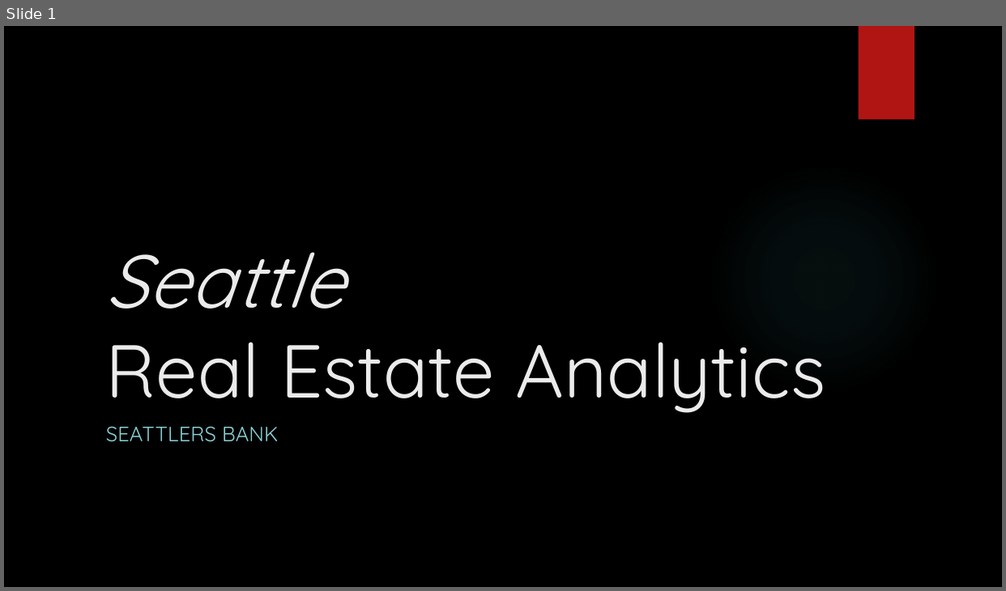
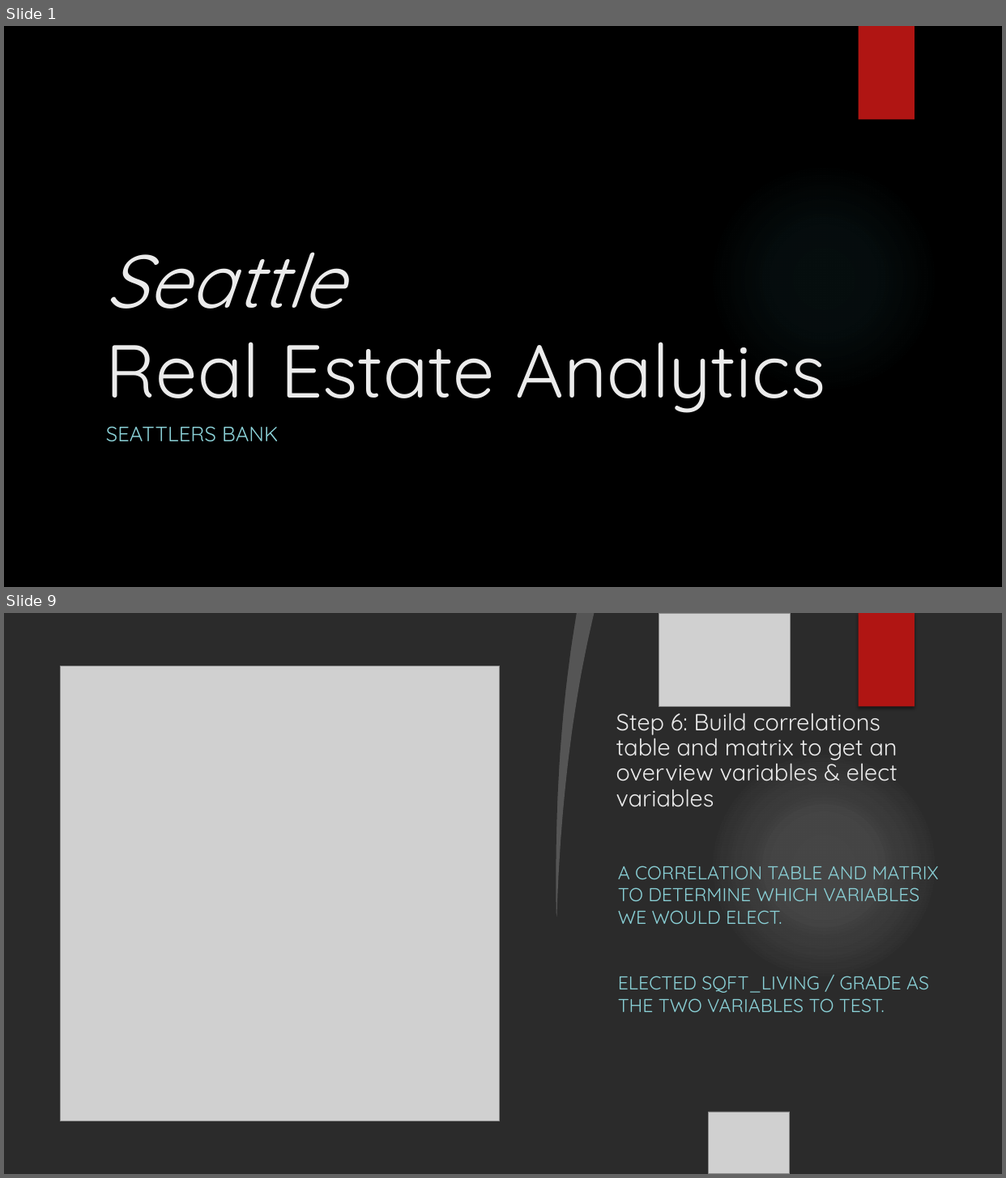
Before and after one commit to Silkways/Seattlers, a slide deck: Flatiron_Mod_1_Slides.pptx. Shown one above the other, each under a label of ours: slide 1 before the commit, slides 1 and 9 after it; the slides between them are not shown. The pictures are 1006x591 and 1006x1178 pixels, drawn with LibreOffice and Linux fonts; fonts in the diff are those of the drawing; grey boxes stand for pictures; background and template pictures are left out; a plain dark background stands for a picture behind light text. Boxes give left, top, right and bottom in pixels: in the first picture for what was removed or moved away, otherwise in the second. Text is boxed around its words. In the diff, an @@ line names an element or a change of style, - is before the commit and + after.

```diff
--- a/Flatiron_Mod_1_Slides.pptx
+++ b/Flatiron_Mod_1_Slides.pptx
@@ slide 9 added at (x1=4, y1=613, x2=1002, y2=1174), background picture (left out) @@
@@ freeform shape added at (x1=4, y1=613, x2=577, y2=1174), fill #FFFFFF @@
@@ freeform shape added at (x1=548, y1=613, x2=594, y2=917), fill #FFFFFF at 20% opacity @@
@@ picture added at (x1=659, y1=613, x2=790, y2=707) @@
@@ rectangle added at (x1=859, y1=613, x2=914, y2=707), fill #B01513 @@
@@ picture added at (x1=60, y1=666, x2=500, y2=1122) @@
@@ title added at (x1=616, y1=706, x2=897, y2=807), 22.5 pt, text #EBEBEB @@
+Step 6: Build correlations table and matrix to get an overview variables & elect variables
@@ ellipse added at (x1=709, y1=750, x2=939, y2=981), fill gradient #F3F3F3 @@
@@ ellipse added at (x1=709, y1=750, x2=939, y2=981), fill gradient #F3F3F3 @@
@@ picture added at (x1=4, y1=832, x2=334, y2=1174) @@
@@ picture added at (x1=4, y1=850, x2=128, y2=1043) @@
@@ text added at (x1=618, y1=866, x2=939, y2=1012), 18 pt, text #8AD0D6 @@
+A CORRELATION TABLE AND MATRIX TO DETERMINE WHICH VARIABLES WE WOULD ELECT.
+ELECTED SQFT_LIVING / GRADE AS THE TWO VARIABLES TO TEST.
@@ picture added at (x1=709, y1=1112, x2=790, y2=1174) @@
```
Also in this commit, not shown: 1 slide changed, 7 other slides added, 2 slides removed, 2 other files.
